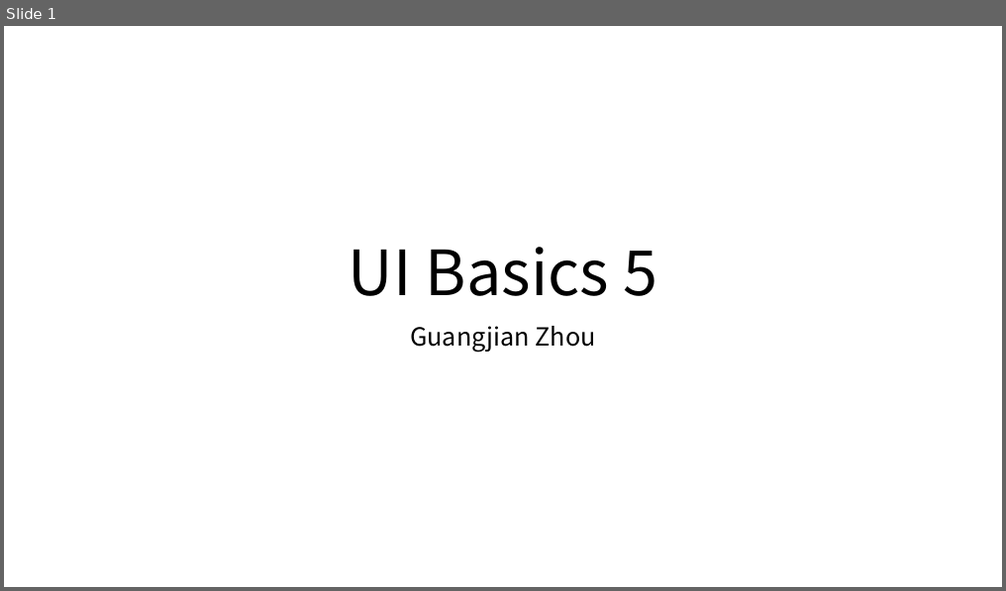
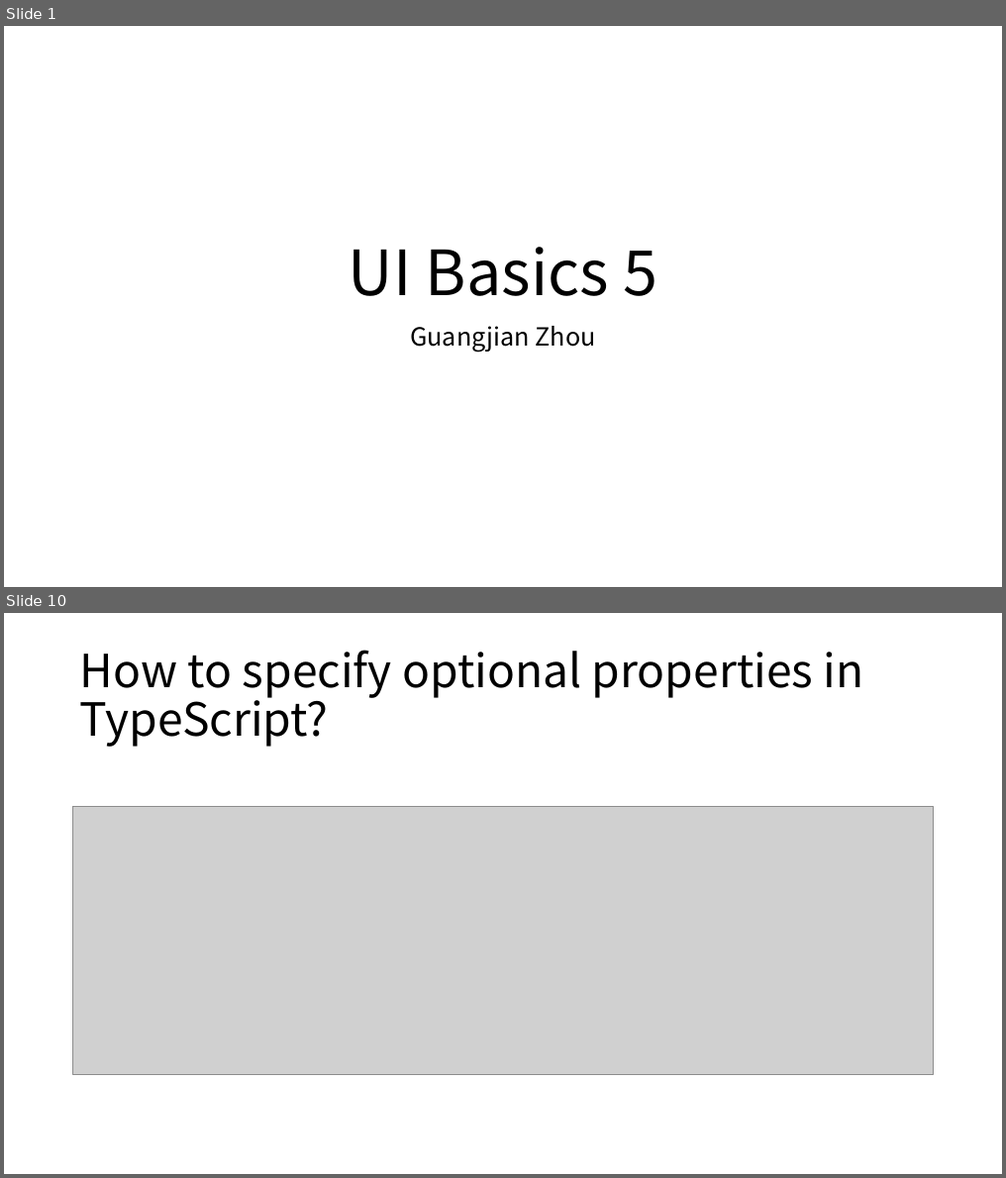
Before and after one commit to Marvioo/Cogent, a slide deck: Java Basics/UI Basics 5.pptx. Shown one above the other, each under a label of ours: slide 1 before the commit, slides 1 and 10 after it; the slides between them are not shown. The pictures are 1006x591 and 1006x1178 pixels, drawn with LibreOffice and Linux fonts; fonts in the diff are those of the drawing; grey boxes stand for pictures. Boxes give left, top, right and bottom in pixels: in the first picture for what was removed or moved away, otherwise in the second. Text is boxed around its words. In the diff, an @@ line names an element or a change of style, - is before the commit and + after.

```diff
--- a/Java Basics/UI Basics 5.pptx
+++ b/Java Basics/UI Basics 5.pptx
@@ slide 10 added at (4, 613, 1002, 1174), background #FFFFFF @@
@@ title added at (80, 650, 864, 747), 44 pt, text #000000 @@
+How to specify optional properties in TypeScript?
@@ picture added at (73, 807, 934, 1075) @@
```
Also in this commit, not shown: 14 other slides added.
